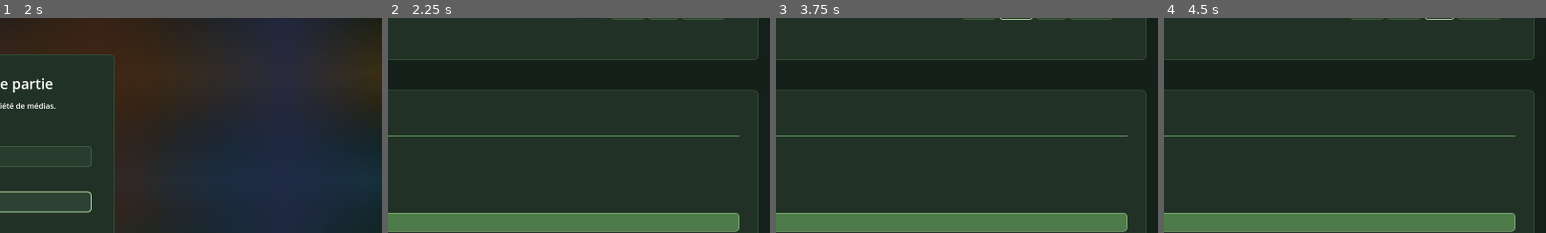
Above: before the commit, frames 1-4 (left to right).
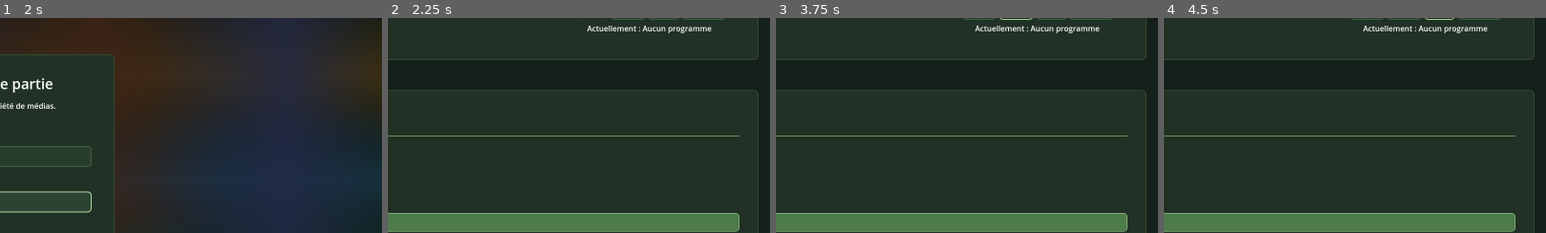
Above: after the commit, the same moments.

Repository: Adrienco69/MediaManagerTycoon_V2
Game: Godot game, scene res://scenes/main.tscn
Two runs of this game, one before a commit and one after it. Both use one fixed random seed, a clock stepped at 60 frames per second and the inputs below.
Inputs (mouse positions are % of the whole screen's width and height, from its top left):
- Up to frame 1 (2 s): click "Nouvelle partie" at 0.5 s; click (50, 44) at 1.27 s; type "Alex" at 1.35 s; click (50, 55) at 1.5 s; type "Alex" at 1.58 s
- Up to frame 2 (2.25 s): click "Commencer" at 2 s
- Up to frame 3 (3.75 s): click "Sauvegarder" at 2.75 s; click "Heure" at 3.5 s
- Up to frame 4 (4.5 s): click "Jour" at 4.25 s
The pictures show only the part of the screen within x 50-100%, y 12-62%; the shares and areas given below are measured in that part.

Frame 1 is identical in both runs. In frame 2, 0.6% of the frame differs, in the area x 52-85%, y 3-8%; in frame 3, 0.6%; in frame 4, 0.6%.

Commit message:
Afficher Actuellement sous les commandes du temps

Diff:
--- a/scripts/ui/top_bar_layout.gd
+++ b/scripts/ui/top_bar_layout.gd
@@ -59,8 +59,19 @@
 			button.reparent(button_row)
 		button.custom_minimum_size = Vector2(64, 34)
 
+	var on_air_label: Label = date_container.get_node_or_null("OnAirLabel") as Label
+	if on_air_label == null:
+		on_air_label = Label.new()
+		on_air_label.name = "OnAirLabel"
+		on_air_label.text = "Actuellement : Aucun programme"
+		on_air_label.horizontal_alignment = HORIZONTAL_ALIGNMENT_CENTER
+		on_air_label.autowrap_mode = TextServer.AUTOWRAP_WORD_SMART
+		on_air_label.add_theme_color_override("font_color", Color.WHITE)
+		date_container.add_child(on_air_label)
+
 	date_container.move_child(info_row, 0)
 	date_container.move_child(button_row, 1)
+	date_container.move_child(on_air_label, 2)
 	date_container.add_theme_constant_override("separation", 6)
 	date_container.custom_minimum_size = Vector2(400, 0)
 
